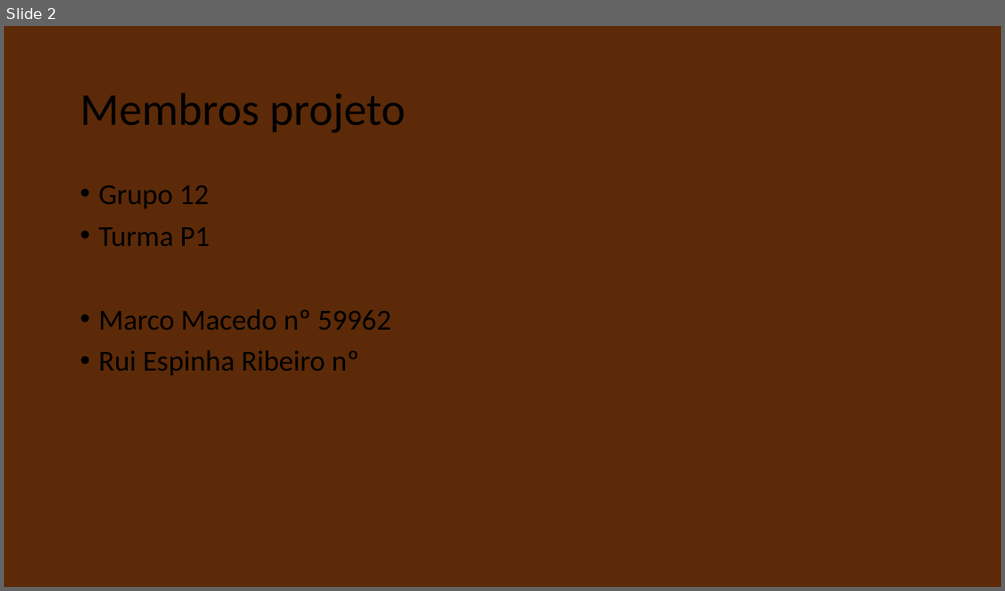
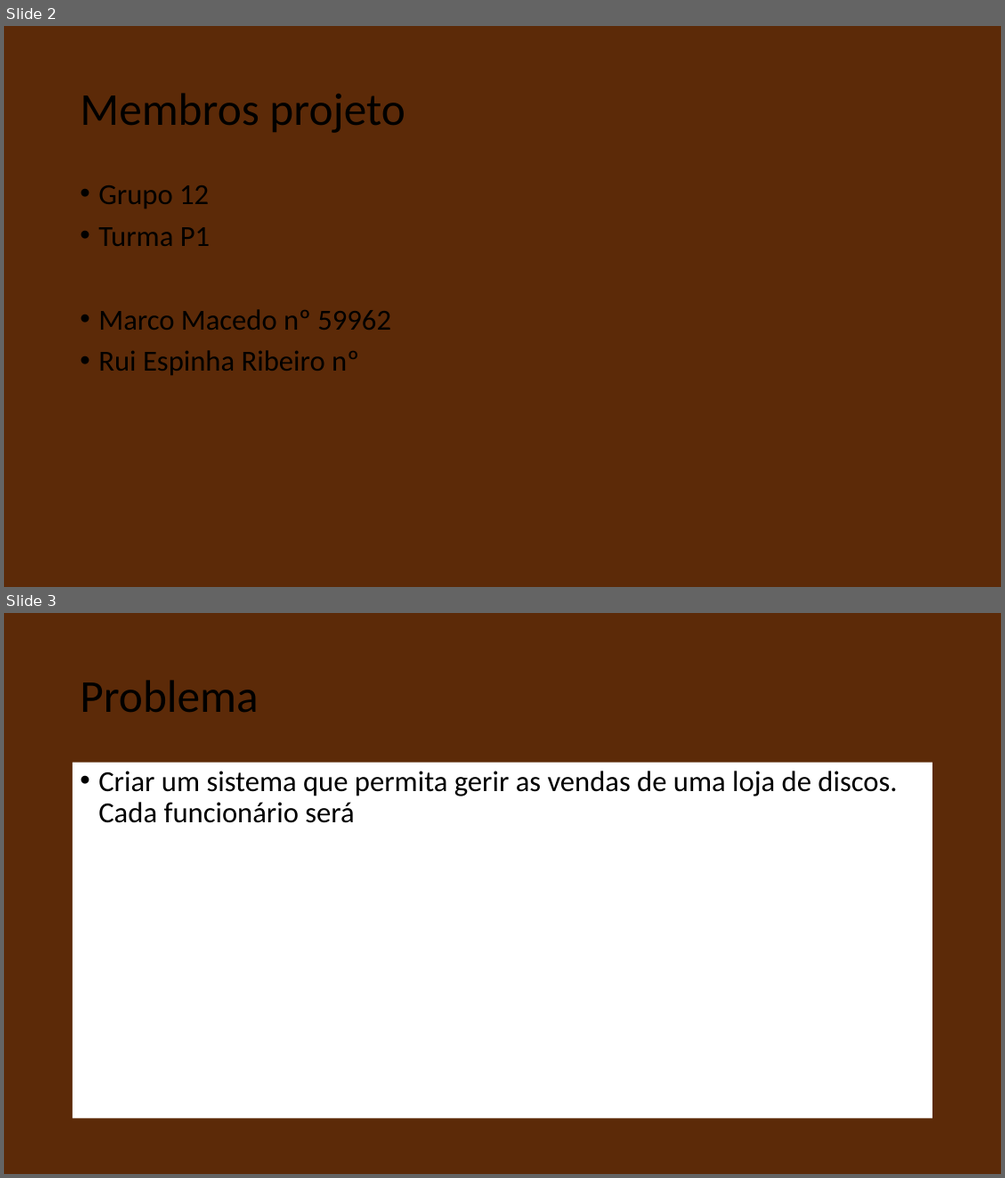
Before and after one commit to marcomacedo/Base-de-dados, a slide deck: Relatório final e apresentação/Aprensentação_P1G12.pptx. Shown one above the other, each under a label of ours: slide 2 before the commit, slides 2 and 3 after it. The pictures are 1005x591 and 1005x1178 pixels, drawn with LibreOffice and Linux fonts; fonts in the diff are those of the drawing. Boxes give left, top, right and bottom in pixels: in the first picture for what was removed or moved away, otherwise in the second. Text is boxed around its words. In the diff, an @@ line names an element or a change of style, - is before the commit and + after.

```diff
--- a/Relatório final e apresentação/Aprensentação_P1G12.pptx
+++ b/Relatório final e apresentação/Aprensentação_P1G12.pptx
@@ slide 3 added at <box>4,613,1001,1174</box>, background #5C2A08 @@
@@ title added at <box>80,680,258,712</box>, 44 pt, text #000000 @@
+Problema
@@ text added at <box>73,763,933,1119</box>, fill #FFFFFF, 28 pt, text #000000 @@
+• Criar um sistema que permita gerir as vendas de uma loja de discos. Cada funcionário será
```
Also in this commit, not shown: 1 slide removed, 3 other files.
